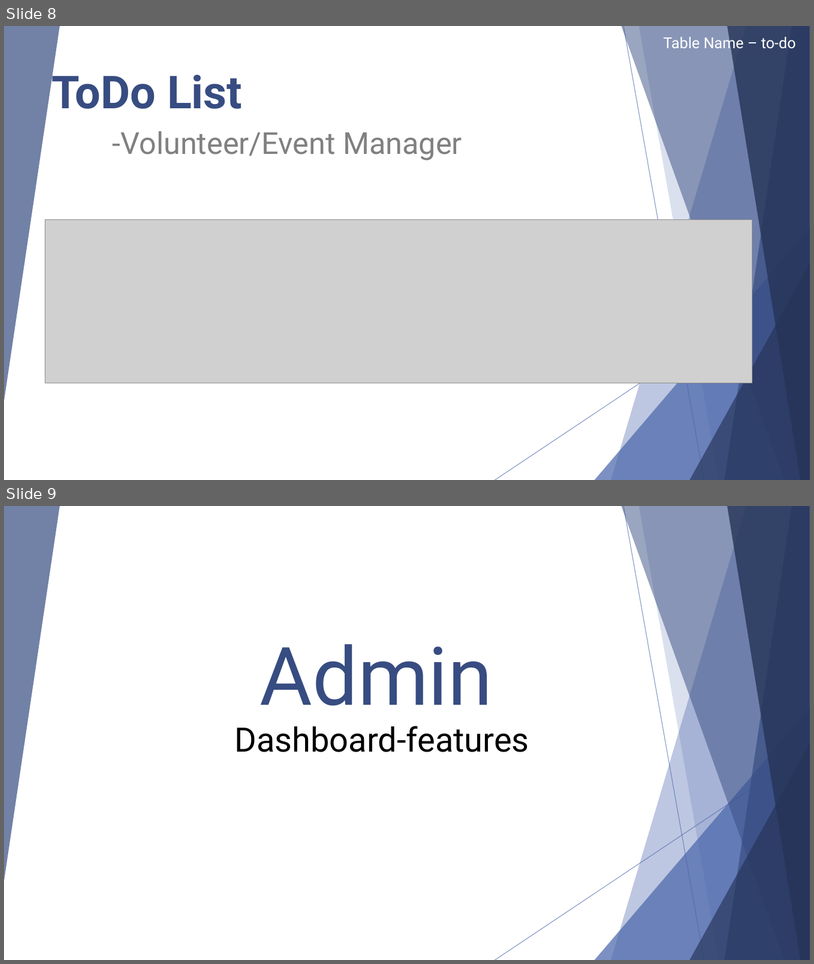
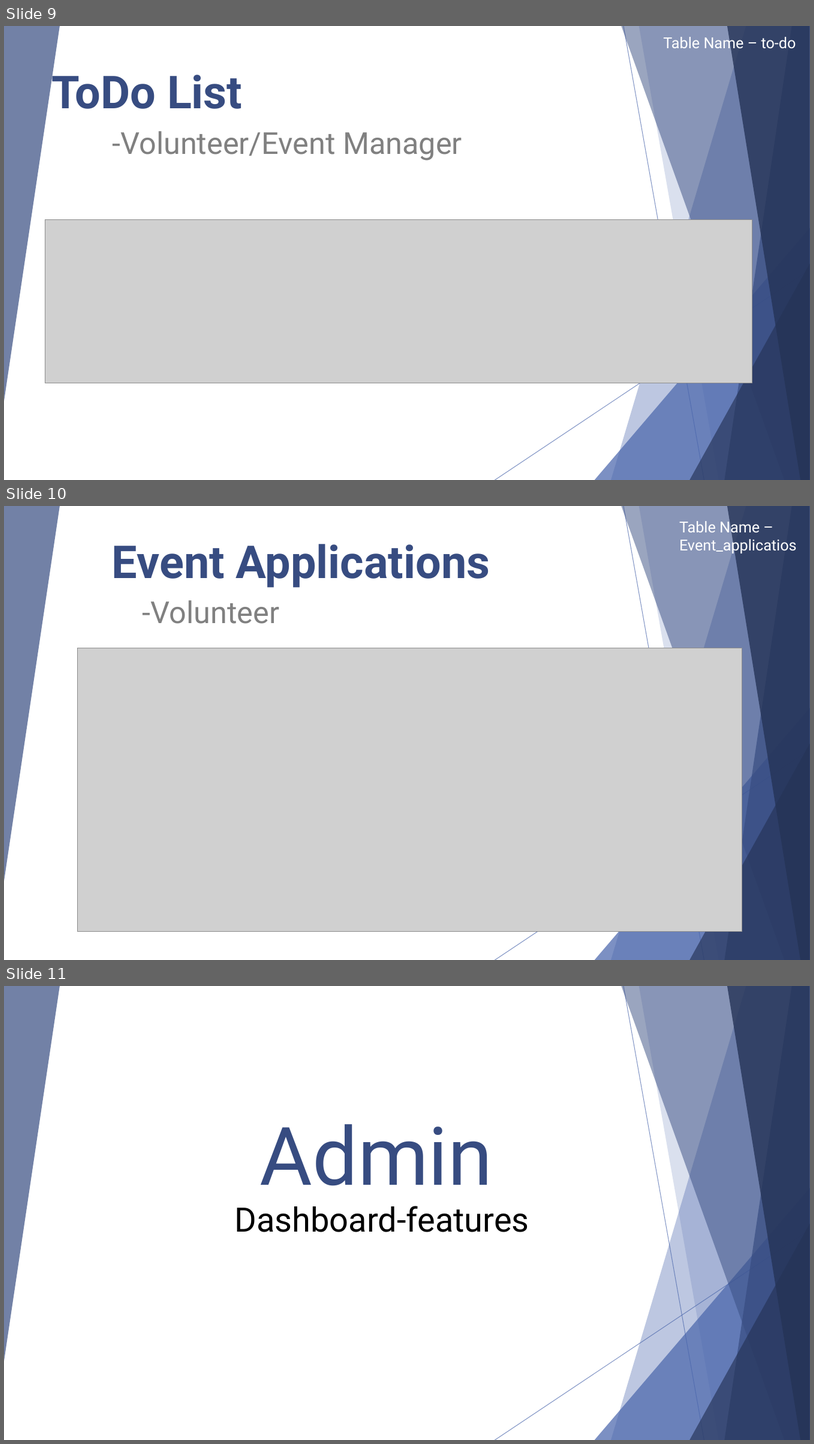
Before and after one commit to raveeshavishwajith/ron, a slide deck: presentation.pptx. Shown one above the other, each under a label of ours: slides 8 and 9 before the commit, slides 9, 10 and 11 after it. The pictures are 814x964 and 814x1444 pixels, drawn with LibreOffice and Linux fonts; fonts in the diff are those of the drawing; grey boxes stand for pictures. Boxes give left, top, right and bottom in pixels: in the first picture for what was removed or moved away, otherwise in the second. Text is boxed around its words. In the diff, an @@ line names an element or a change of style, - is before the commit and + after.

```diff
--- a/presentation.pptx
+++ b/presentation.pptx
@@ slide 10 added at <box>4,506,810,960</box>, background #FFFFFF; not listed: 10 template elements that a slide beside it also shows @@
@@ text added at <box>680,519,797,554</box>, 18 pt, text #FFFFFF @@
+Table Name –
+Event_applicatios
@@ title added at <box>112,544,491,588</box>, 54 pt, text #384C81, bold @@
+Event Applications
@@ subtitle added at <box>143,600,279,624</box>, 36 pt, text #808080 @@
+-Volunteer
@@ picture added at <box>77,648,743,931</box> @@
@@ what was slide 8 is now slide 9 @@
@@ what was slide 9 is now slide 11 @@
```
Also in this commit, not shown: 1 slide changed, 2 other slides added, 1 slide removed.
